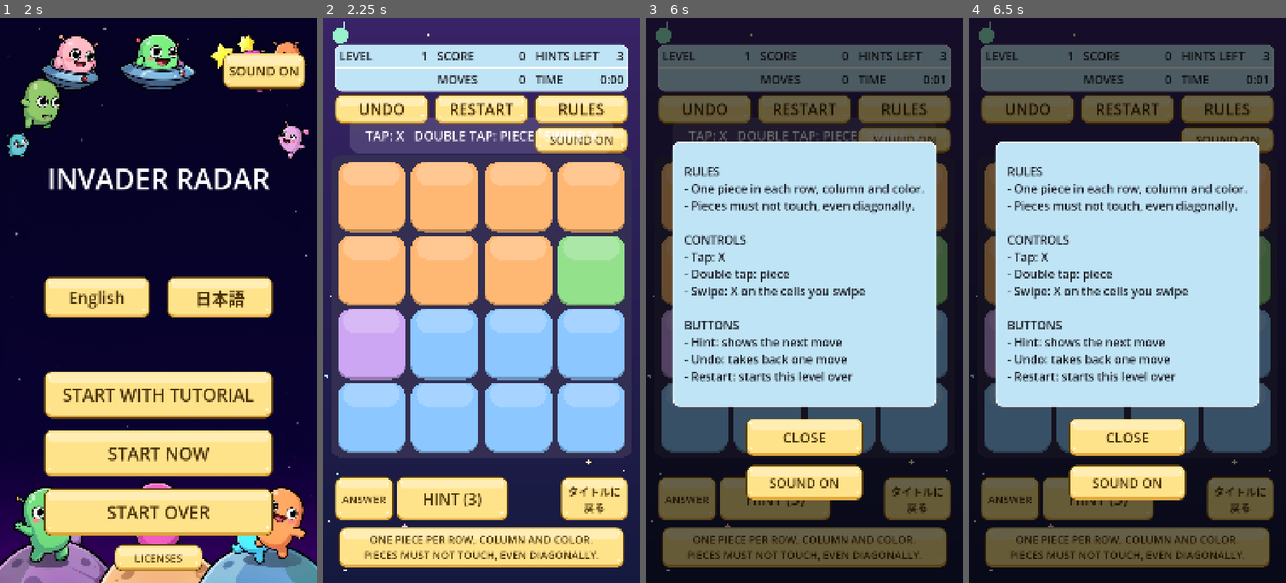
Above: before the commit, frames 1-4 (left to right).
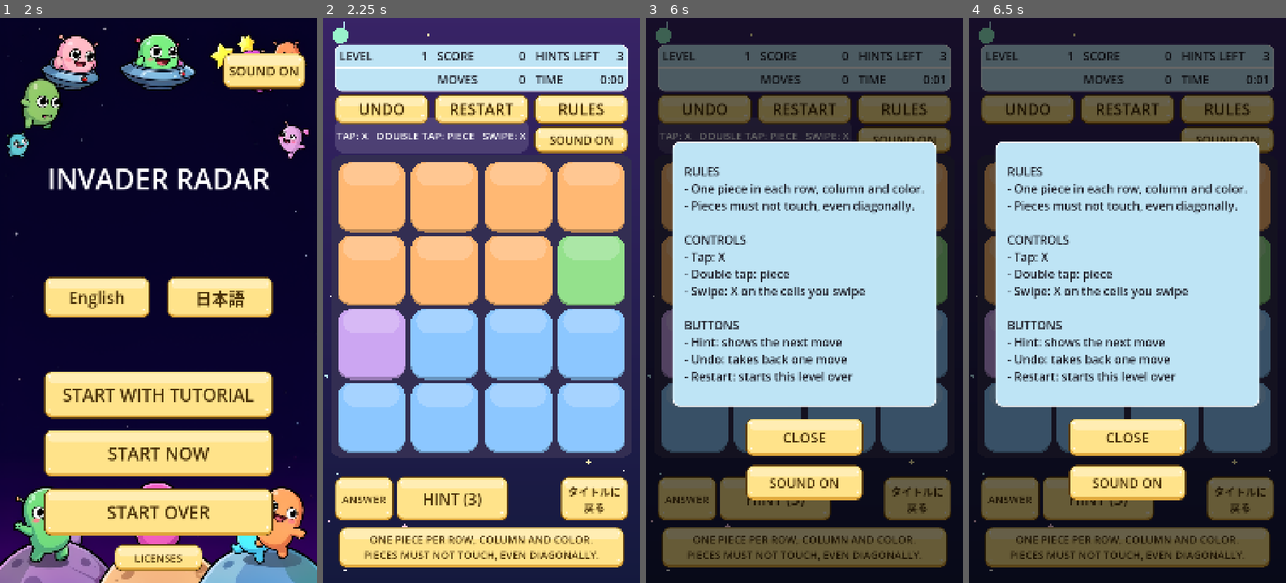
Above: after the commit, the same moments.

Repository: hidekig1001-cell/invader-radar
Game: Godot game, scene res://scenes/app.tscn
The game is run twice, just before and just after one commit, with the same random seed, the same clock (stepped at 60 frames per second) and the same inputs.
Inputs (mouse positions are in pixels of both pictures, inside the frame that each line leads up to):
- Up to frame 1 (2 s): tap Enter at 0.5 s; move the mouse to (228, 272) at 0.52 s; hold Shift 0.53-1.25 s; click (228, 272) at 0.67 s; click "English" at 1.25 s
- Up to frame 2 (2.25 s): click "START NOW" at 2 s
- Up to frame 3 (6 s): click "RESTART" at 2.75 s; click "RESTART" at 3.5 s; click "RESTART" at 4.25 s; click "UNDO" at 5 s; click "RULES" at 5.75 s
- Up to frame 4 (6.5 s): no input

Frame 1 is identical in both runs. In frame 2, 1.8% of the frame differs, in the area x 3-92%, y 17-24%; in frame 3, 0.6%; in frame 4, nothing differs.

Commit message:
CR-1135: 吹き出しを音のボタンの左までに狭める
improve runner が生成（実装: qwen3.8-flashnext-strata-v100、テスト: qwen3.8-flashnext-strata-v100）。run: 20261023-1107-CR-1135

Diff:
--- a/scenes/message_bubble.gd
+++ b/scenes/message_bubble.gd
@@ -1,14 +1,14 @@
 # 画面の層（SPEC.md 3 節）: 盤の上に出す吹き出し（短い言葉）。show_text で出し、時間が来たら消える。
 extends Label
 
-const BOX := Rect2(90, 340, 900, 120)
-const FONT_SIZE := 44
+const BOX := Rect2(40, 340, 660, 120)
+const FONT_SIZE := 36
 const ButtonStyle = preload("res://scenes/button_style.gd")
 const TILE_SIZE := Vector2(900, 160)
 const TILE_OFFSET_Y := 200.0
 const TILE_FONT_COLOR := Color8(74, 50, 10)
-const PANEL_BOX := Rect2(90, 366, 900, 108)
-const PANEL_FONT_SIZE := 30
+const PANEL_BOX := Rect2(40, 366, 660, 108)
+const PANEL_FONT_SIZE := 28
 
 var _time_left: float = 0.0
 var tile_mode: bool = false
--- a/test/cr/test_cr_1076.gd
+++ b/test/cr/test_cr_1076.gd
@@ -10,7 +10,7 @@
 	add_child_autofree(b)
 	await wait_frames(1)
 
-	assert_eq(b.position, Vector2(90, 340))
+	assert_eq(b.position, Vector2(40, 340))
 
 	b.show_tile("CLEAR", Vector2(540, 900))
 	assert_true(b.visible)
@@ -26,8 +26,8 @@
 	b.clear_text()
 	assert_false(b.visible)
 	assert_false(b.tile_mode)
-	assert_eq(b.position, Vector2(90, 340))
-	assert_eq(b.size, Vector2(900, 120))
+	assert_eq(b.position, Vector2(40, 340))
+	assert_eq(b.size, Vector2(660, 120))
 	assert_true(b.get_theme_stylebox("normal") is StyleBoxFlat)
 
 
--- a/test/cr/test_cr_1086.gd
+++ b/test/cr/test_cr_1086.gd
@@ -19,7 +19,7 @@
 	assert_true(m.bubble.panel_mode)
 	assert_false(m.bubble.tile_mode)
 	assert_eq(m.bubble.text, TutorialSteps.apply_language(m.language, 0))
-	assert_eq(m.bubble.size, Vector2(900, 108))
+	assert_eq(m.bubble.size, Vector2(660, 108))
 	assert_eq(m.bubble.position - m.bubble.normal_position, Vector2(0, 26))
 
 	m.tutorial_input("double_tap", Vector2i(3, 1))
@@ -35,7 +35,7 @@
 	m.end_tutorial()
 	assert_false(m.bubble.panel_mode)
 	assert_eq(m.bubble.text, m.help_text())
-	assert_eq(m.bubble.size, Vector2(900, 120))
+	assert_eq(m.bubble.size, Vector2(660, 120))
 	assert_eq(m.bubble.position, p0)
 
 
@@ -49,7 +49,7 @@
 	assert_true(b.panel_mode)
 	assert_ne(b.get_theme_stylebox("normal"), b.normal_box)
 	assert_eq(b.get_theme_color("font_color"), BubbleScript.TILE_FONT_COLOR)
-	assert_eq(b.get_theme_font_size("font_size"), 30)
+	assert_eq(b.get_theme_font_size("font_size"), 28)
 
 	b.clear_text()
 	assert_false(b.panel_mode)
--- /dev/null
+++ b/test/cr/test_cr_1135.gd
@@ -0,0 +1,45 @@
+extends GutTest
+
+const BubbleScript = preload("res://scenes/message_bubble.gd")
+const MainScene = preload("res://scenes/main.tscn")
+
+
+## CHECK: 1
+func test_cr_1135_bubble_geometry_and_font() -> void:
+	var b = BubbleScript.new()
+	add_child_autofree(b)
+	assert_eq(b.position, Vector2(40, 340))
+	assert_eq(b.size, Vector2(660, 120))
+	assert_eq(b.get_theme_font_size("font_size"), 36)
+
+	b.show_panel("STEP")
+	assert_eq(b.position, Vector2(40, 366))
+	assert_eq(b.size, Vector2(660, 108))
+	assert_eq(b.get_theme_font_size("font_size"), 28)
+
+	b.clear_text()
+	assert_eq(b.position, Vector2(40, 340))
+	assert_eq(b.size, Vector2(660, 120))
+	assert_eq(b.get_theme_font_size("font_size"), 36)
+
+
+## CHECK: 2
+func test_cr_1135_bubble_does_not_overlap_sound_button() -> void:
+	var m = MainScene.instantiate()
+	add_child_autofree(m)
+	await wait_frames(2)
+
+	m.hud.hint_button.pressed.emit()
+	await wait_frames(1)
+
+	assert_true(m.bubble.visible)
+	var bubble_rect := Rect2(m.bubble.position, m.bubble.size)
+	var sound_rect := Rect2(m.hud.position + m.hud.sound_button.position, m.hud.sound_button.size)
+	assert_false(bubble_rect.intersects(sound_rect))
+
+	m.apply_screen_layout(Vector2(1080, 2424))
+	await wait_frames(1)
+
+	bubble_rect = Rect2(m.bubble.position, m.bubble.size)
+	sound_rect = Rect2(m.hud.position + m.hud.sound_button.position, m.hud.sound_button.size)
+	assert_false(bubble_rect.intersects(sound_rect))
Not shown, added: test/cr/test_cr_1086.gd.uid
